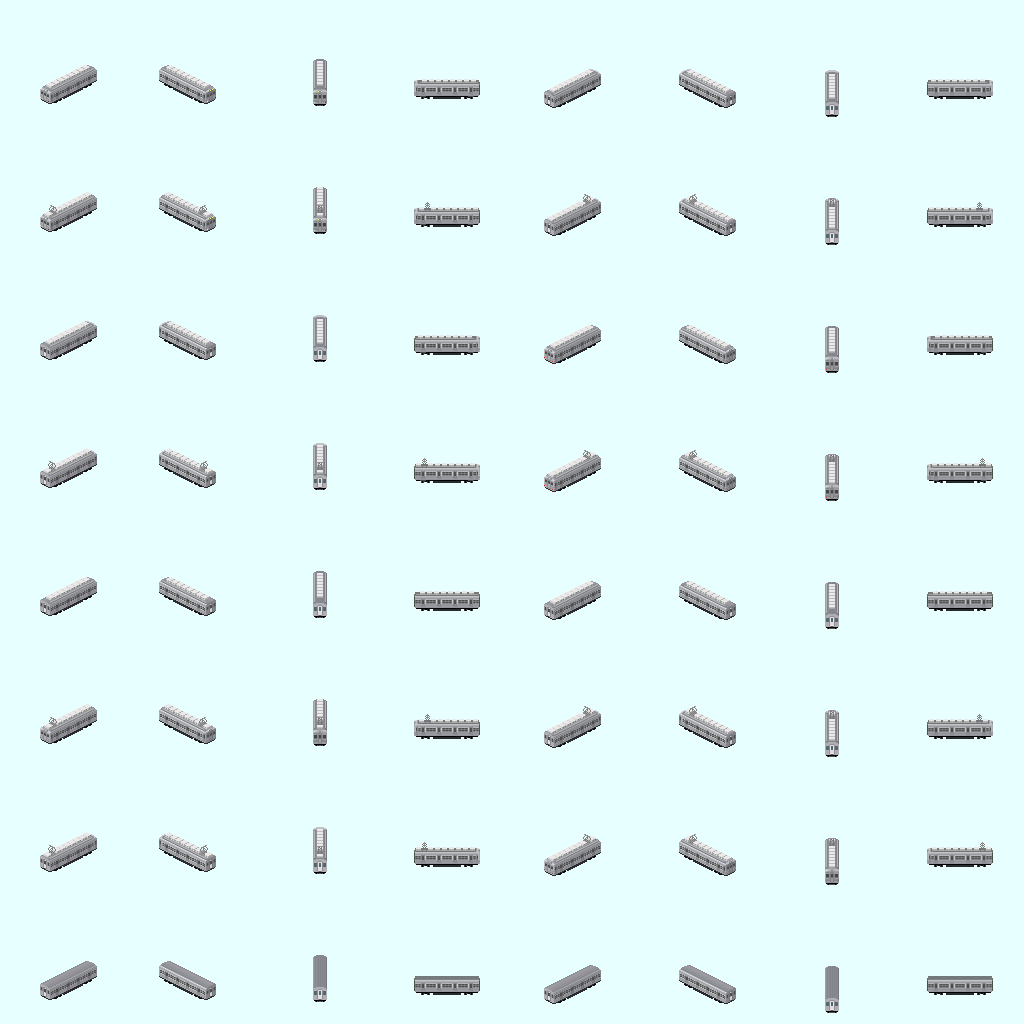
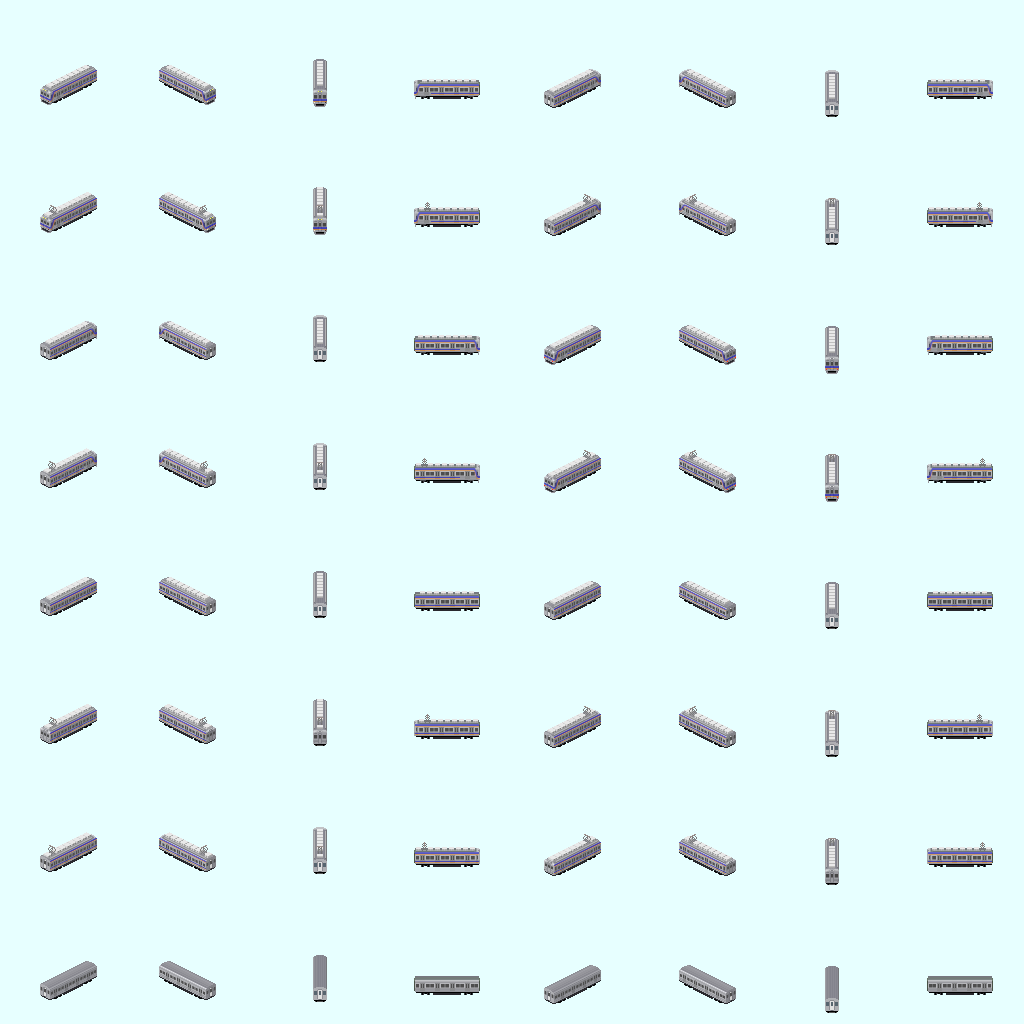
Before/after of a 1024px x 1024px layered artwork. What changed in the layer stack:
showed group "新塗装" (7 layers) over 40, 70, 993, 1000
showed "スカート" over 41, 84, 992, 502
painted on "顔面のベース" over 597, 207, 598, 722
showed group "6300系化" (3 layers) over 40, 70, 993, 1000
added layer "レイヤー 119" (50%) in group "6300系化" over 91, 79, 685, 847
